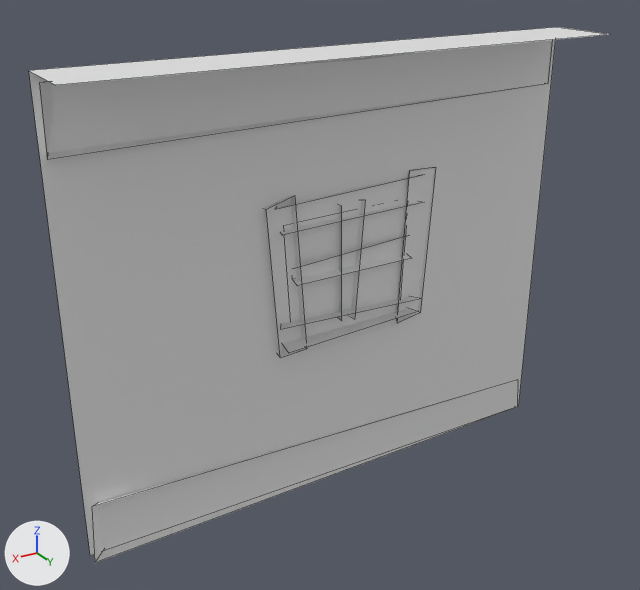
Before and after pictures for a commit that changed the FBX model Assets/3D Models/set/childRoom/walls/childRoom_wall_window.fbx.
Camera for both pictures: a 50 mm camera at (2.4, 3.65, 1.85) aimed at (0.19, -0.02, 0.01). The axes (+X, +Y, +Z) are drawn at lower left. The lights are the same throughout. Mesh edges are drawn as thin lines. Materials are left out; every surface is plain grey. Where no turn or scale is listed for an object, it has been applied to the vertices.

Names of what the first picture shows: 'cons_wall_window01'.
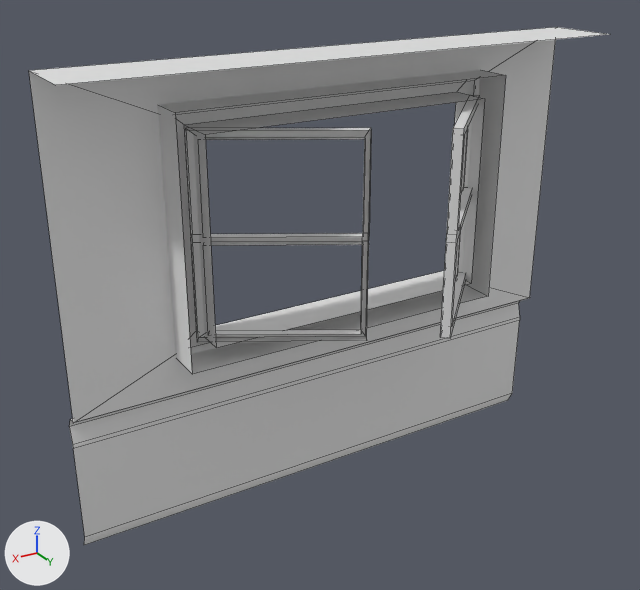
Pixel boxes (x1, y1, x2, y2) of what changed, in the pictures (640 x 590 px):
'cons_wall_window01', reshaped, moved: before (29, 27, 610, 563); after (29, 27, 610, 545)
part 1 of me_mesh, rebuilt (11% wider, 39% taller): before (92, 386, 507, 563); after (69, 298, 528, 545)
part 2 of me_mesh, rebuilt (25% shorter): before (29, 27, 610, 556); after (29, 27, 610, 423)
part 3 of me_mesh, added: after (184, 128, 371, 342)
part 4 of me_mesh, added: after (440, 95, 479, 338)
part 5 of me_mesh, added: after (158, 70, 506, 374)
part 6 of me_mesh, deleted: before (264, 167, 436, 358)
part 7 of me_mesh, deleted: before (39, 40, 552, 160)

The edits, one by one:
me_mesh is used by ob_cons_wall_window01; location (0.0, 0.0, 0.0).
Verts and faces of me_mesh; kept vertices keep their numbers, new ones are numbered from 74.
Before the commit, vertices of me_mesh: 66 (-1.42, -0.26, 0.95), 67 (1.45, -0.25, 0.9), 68 (-1.39, -0.25, 1.14), 69 (1.38, -0.23, 1.19), 70 (-1.47, -0.19, 1.22).
Before the commit, vertices of me_mesh: 71 (1.48, -0.13, 1.21) at pixel (39, 82), 72 (-1.47, -0.19, 0.93) at pixel (547, 83), 73 (1.49, -0.13, 0.88) at pixel (47, 159).
me_mesh had 74 vertices, 35 faces and spanned x -1.5..1.5, y -0.29..0.2, z -1.27..1.25.
me_mesh now has 104 vertices, 73 faces and spans x -1.5..1.5, y -0.25..0.57, z -1.25..1.27.
me_mesh part 1: the loose piece of 8 vertices spanning x -1.49..1.49, y -0.27..-0.15, z -1.27..-0.92 is rebuilt with 14 vertices and now spans x -1.5..1.5, y -0.25..-0.14, z -1.25..-0.43.
me_mesh part 2: the loose piece of 6 vertices spanning x -1.5..1.5, y -0.2..0.2, z -1.26..1.25 is rebuilt with 10 vertices and now spans x -1.5..1.5, y -0.15..0.25, z -0.43..1.27.
me_mesh part 3: a new loose piece of 32 vertices spanning x 0.1..0.87, y -0.09..0.38, z -0.11..0.96.
me_mesh part 4: a new loose piece of 32 vertices spanning x -0.85..-0.21, y -0.07..0.57, z -0.11..0.96.
me_mesh part 5: a new loose piece of 16 vertices spanning x -0.95..0.95, y -0.17..0.06, z -0.22..1.07.
me_mesh part 6: 7 loose pieces with 52 vertices, spanning x -0.66..0.43, y -0.29..-0.1, z -0.37..0.55, are deleted.
Part 7, on me_mesh:
Vertices deleted: 66 to 73 (with the faces that use them).
Object 'cons_wall_window01' (ob_cons_wall_window01) moves from (0.0, 0.0, 0.0) to (0.0, -0.054, -0.017).
